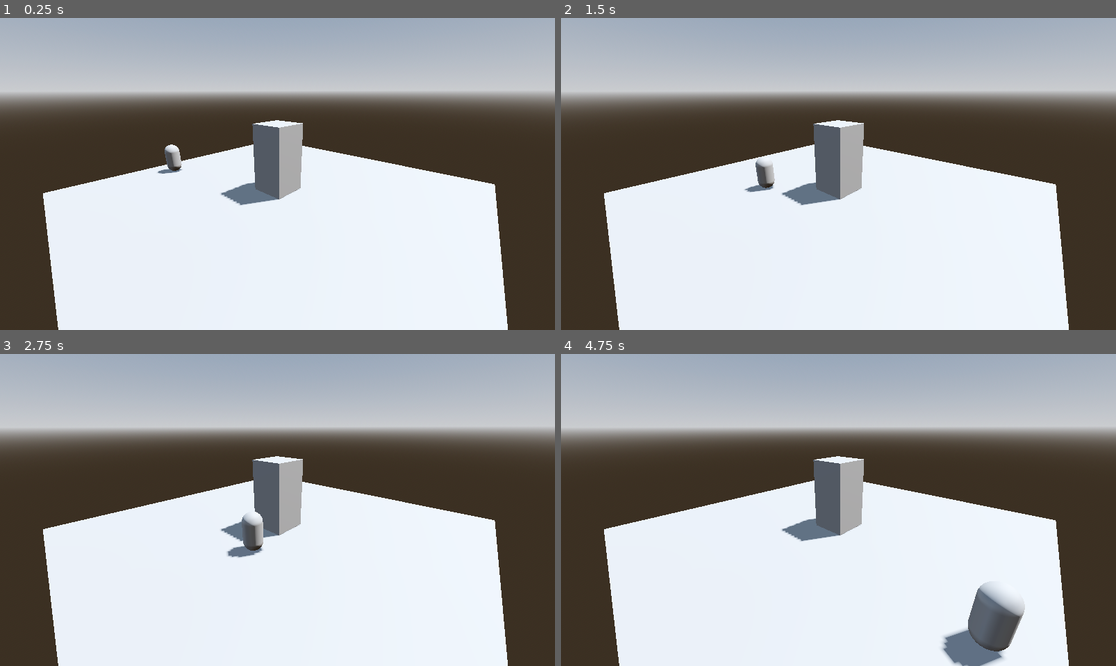
Above: before the commit, frames 1-4 (two rows, left to right).
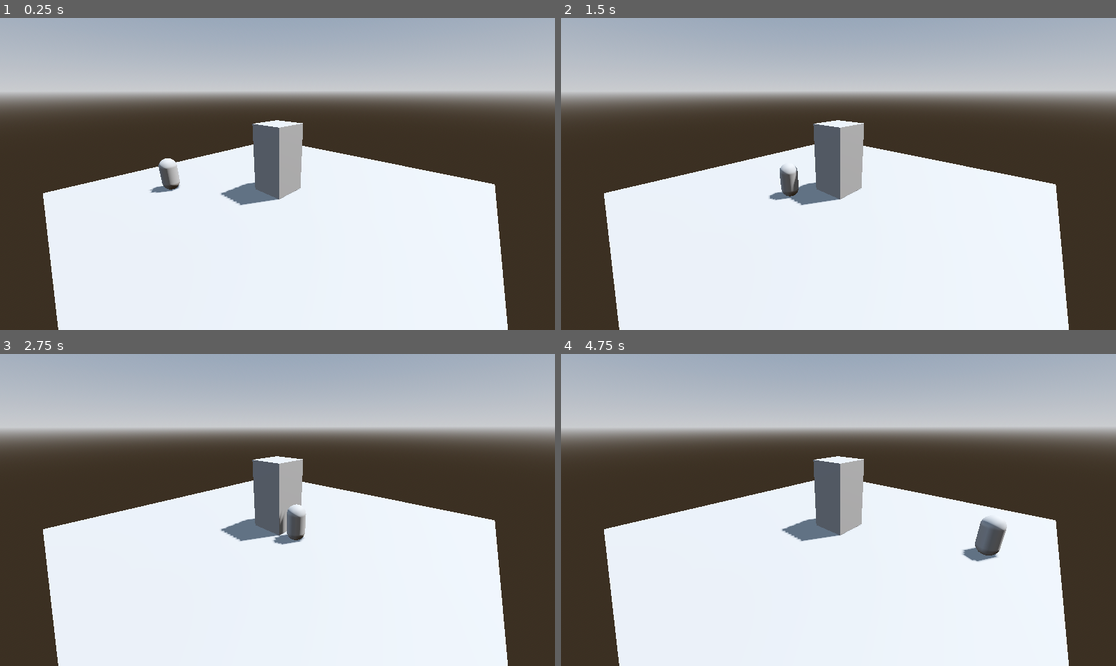
Above: after the commit, the same moments.

Repository: zerenat/GameJam
Game: Godot game, scene res://Scenes/main_jojo_copy.tscn
Same seed, same stepped clock (60 frames per second), same inputs: the game is played once before the commit and once after it. This scene is started directly instead of the project's main scene.
Inputs:
- Up to frame 1 (0.25 s): no input
- Up to frame 2 (1.5 s): no input
- Up to frame 3 (2.75 s): no input
- Up to frame 4 (4.75 s): no input

The runs differ from the first frame. In frame 1, 0.5% of the frame differs, in the area x 26-33%, y 40-57%; in frame 2, 0.6%; in frame 3, 1.0%; in frame 4, 3.0%, in the area x 68-84%, y 52-100%.

Commit message:
working but enemy sharing health

Diff:
--- a/Scenes/enemy_1.tscn
+++ b/Scenes/enemy_1.tscn
@@ -10,7 +10,7 @@
 radius = 0.25
 height = 1.0
 
-[node name="Enemy 1" type="CharacterBody3D"]
+[node name="Enemy 1" type="CharacterBody3D" groups=["enemies"]]
 script = ExtResource("1_jwqgc")
 
 [node name="CollisionShape3D" type="CollisionShape3D" parent="."]
--- a/Scenes/main.tscn
+++ b/Scenes/main.tscn
@@ -1,3 +1,7 @@
-[gd_scene format=3 uid="uid://cyh2abn7682t"]
+[gd_scene load_steps=2 format=3 uid="uid://cyh2abn7682t"]
+
+[ext_resource type="PackedScene" path="res://Scenes/user_interface.tscn" id="1_jjgbg"]
 
 [node name="Main" type="Node3D"]
+
+[node name="UserInterface" parent="." instance=ExtResource("1_jjgbg")]
--- a/Scenes/main_jojo_copy.tscn
+++ b/Scenes/main_jojo_copy.tscn
@@ -77,6 +77,43 @@
 &"movement 2": SubResource("Animation_8gbba")
 }
 
+[sub_resource type="Animation" id="Animation_2hjnk"]
+resource_name = "move"
+length = 5.0
+tracks/0/type = "value"
+tracks/0/imported = false
+tracks/0/enabled = true
+tracks/0/path = NodePath(".:position")
+tracks/0/interp = 1
+tracks/0/loop_wrap = true
+tracks/0/keys = {
+"times": PackedFloat32Array(0, 4.96667),
+"transitions": PackedFloat32Array(1, 1),
+"update": 0,
+"values": [Vector3(-2.86076, 0.463653, 2.39799), Vector3(3.98514, 0.463653, -1.40092)]
+}
+
+[sub_resource type="Animation" id="Animation_7cvlx"]
+length = 0.001
+tracks/0/type = "value"
+tracks/0/imported = false
+tracks/0/enabled = true
+tracks/0/path = NodePath(".:position")
+tracks/0/interp = 1
+tracks/0/loop_wrap = true
+tracks/0/keys = {
+"times": PackedFloat32Array(0),
+"transitions": PackedFloat32Array(1),
+"update": 0,
+"values": [Vector3(-2.86076, 0.463653, 2.39799)]
+}
+
+[sub_resource type="AnimationLibrary" id="AnimationLibrary_f4ayq"]
+_data = {
+&"RESET": SubResource("Animation_7cvlx"),
+&"move": SubResource("Animation_2hjnk")
+}
+
 [node name="Main" type="Node3D"]
 
 [node name="Camera3D" type="Camera3D" parent="."]
@@ -101,6 +138,7 @@
 
 [node name="Enemy 1" parent="." instance=ExtResource("1_2hjnk")]
 transform = Transform3D(1, 0, 0, 0, 1, 0, 0, 0, 1, -2.78569, 0.5, 2.46498)
+visible = false
 
 [node name="AnimationPlayer" type="AnimationPlayer" parent="Enemy 1"]
 libraries = {
@@ -108,5 +146,16 @@
 }
 autoplay = "movement 2"
 
-[node name="Tower2" parent="." instance=ExtResource("2_7cvlx")]
+[node name="Tower2" parent="." groups=["towers"] instance=ExtResource("2_7cvlx")]
 transform = Transform3D(1, 0, 0, 0, 1, 0, 0, 0, 1, 0, 1, 0)
+
+[node name="Enemy 2" parent="." instance=ExtResource("1_2hjnk")]
+transform = Transform3D(1, 0, 0, 0, 1, 0, 0, 0, 1, -2.86076, 0.463653, 2.39799)
+
+[node name="AnimationPlayer" type="AnimationPlayer" parent="Enemy 2"]
+libraries = {
+&"": SubResource("AnimationLibrary_f4ayq")
+}
+autoplay = "move"
+
+[connection signal="enemy_takes_damage" from="Tower2" to="Enemy 2" method="_on_tower_2_enemy_takes_damage"]
--- /dev/null
+++ b/Scenes/main_marjo_scene.tscn
@@ -0,0 +1,113 @@
+[gd_scene load_steps=11 format=3 uid="uid://b14nvls73fl7t"]
+
+[ext_resource type="PackedScene" uid="uid://b63di5jtddat4" path="res://Scenes/simon_tower_placeholder.tscn" id="1_4ca6a"]
+[ext_resource type="PackedScene" uid="uid://b83ipelndatxe" path="res://Scenes/simon_world_placeholder.tscn" id="2_nfdbn"]
+[ext_resource type="PackedScene" uid="uid://myewnpwt2f10" path="res://Scenes/enemy_1.tscn" id="3_xccw4"]
+
+[sub_resource type="ProceduralSkyMaterial" id="ProceduralSkyMaterial_4ca6a"]
+sky_horizon_color = Color(0.662243, 0.671743, 0.686743, 1)
+ground_horizon_color = Color(0.662243, 0.671743, 0.686743, 1)
+
+[sub_resource type="Sky" id="Sky_nfdbn"]
+sky_material = SubResource("ProceduralSkyMaterial_4ca6a")
+
+[sub_resource type="Environment" id="Environment_xccw4"]
+background_mode = 2
+sky = SubResource("Sky_nfdbn")
+tonemap_mode = 2
+glow_enabled = true
+
+[sub_resource type="Animation" id="Animation_fibls"]
+resource_name = "move"
+length = 10.0
+tracks/0/type = "value"
+tracks/0/imported = false
+tracks/0/enabled = true
+tracks/0/path = NodePath(".:position")
+tracks/0/interp = 1
+tracks/0/loop_wrap = true
+tracks/0/keys = {
+"times": PackedFloat32Array(0, 2, 4, 7, 8.46667, 10),
+"transitions": PackedFloat32Array(1, 1, 1, 1, 1, 1),
+"update": 0,
+"values": [Vector3(0, 0.5, 9), Vector3(0, 0.5, 5.62285), Vector3(3.57043, 0.5, 5.62285), Vector3(3.57043, 0.5, -1.74493), Vector3(0.028244, 0.5, -1.74493), Vector3(0.028244, 0.5, -7.33571)]
+}
+
+[sub_resource type="Animation" id="Animation_m4cax"]
+length = 0.001
+tracks/0/type = "value"
+tracks/0/imported = false
+tracks/0/enabled = true
+tracks/0/path = NodePath(".:position")
+tracks/0/interp = 1
+tracks/0/loop_wrap = true
+tracks/0/keys = {
+"times": PackedFloat32Array(0),
+"transitions": PackedFloat32Array(1),
+"update": 0,
+"values": [Vector3(0, 0.5, 9)]
+}
+
+[sub_resource type="Animation" id="Animation_4ca6a"]
+resource_name = "move2"
+length = 30.0
+tracks/0/type = "value"
+tracks/0/imported = false
+tracks/0/enabled = true
+tracks/0/path = NodePath(".:position")
+tracks/0/interp = 1
+tracks/0/loop_wrap = true
+tracks/0/keys = {
+"times": PackedFloat32Array(2.03333, 4.8, 7.73333, 10.7333, 15.6667, 20.9333),
+"transitions": PackedFloat32Array(1, 1, 1, 1, 1, 1),
+"update": 0,
+"values": [Vector3(0, 0.5, 9), Vector3(0, 0.5, 5.34089), Vector3(3.3892, 0.5, 5.34089), Vector3(3.3892, 0.5, -1.81891), Vector3(0.0224409, 0.5, -1.81891), Vector3(0.0224409, 0.5, -6.79879)]
+}
+
+[sub_resource type="AnimationLibrary" id="AnimationLibrary_hwftj"]
+_data = {
+&"RESET": SubResource("Animation_m4cax"),
+&"move": SubResource("Animation_fibls"),
+&"move2": SubResource("Animation_4ca6a")
+}
+
+[node name="MainMarjoScene" type="Node3D"]
+
+[node name="WorldEnvironment" type="WorldEnvironment" parent="."]
+environment = SubResource("Environment_xccw4")
+
+[node name="DirectionalLight3D" type="DirectionalLight3D" parent="."]
+transform = Transform3D(-0.866023, -0.433016, 0.250001, 0, 0.499998, 0.866027, -0.500003, 0.749999, -0.43301, 0, 0, 0)
+shadow_enabled = true
+
+[node name="Tower" parent="." instance=ExtResource("1_4ca6a")]
+transform = Transform3D(1, 0, 0, 0, 1, 0, 0, 0, 1, 0, 0, 2)
+
+[node name="World" parent="." instance=ExtResource("2_nfdbn")]
+
+[node name="Enemy 1" parent="." instance=ExtResource("3_xccw4")]
+transform = Transform3D(1, 0, 0, 0, 1, 0, 0, 0, 1, 0, 0.5, 9)
+
+[node name="AnimationPlayer" type="AnimationPlayer" parent="Enemy 1"]
+libraries = {
+&"": SubResource("AnimationLibrary_hwftj")
+}
+autoplay = "move"
+
+[node name="Enemy 2" parent="." instance=ExtResource("3_xccw4")]
+transform = Transform3D(1, 0, 0, 0, 1, 0, 0, 0, 1, 0, 0.5, 9)
+
+[node name="AnimationPlayer" type="AnimationPlayer" parent="Enemy 2"]
+libraries = {
+&"": SubResource("AnimationLibrary_hwftj")
+}
+autoplay = "move2"
+
+[node name="Camera3D" type="Camera3D" parent="."]
+transform = Transform3D(0.56243, -0.296705, 0.771776, 0, 0.933399, 0.35884, -0.826845, -0.201823, 0.524971, 9.25444, 5.68764, 7.70908)
+projection = 1
+size = 13.938
+near = 0.049
+far = 256.55
+
+[connection signal="enemy_takes_damage" from="Tower" to="Enemy 1" method="_on_tower_enemy_takes_damage"]
--- a/Scenes/simon_tower_placeholder.tscn
+++ b/Scenes/simon_tower_placeholder.tscn
@@ -1,7 +1,24 @@
-[gd_scene load_steps=11 format=3 uid="uid://ct1f0rs4bnkpf"]
+[gd_scene load_steps=15 format=3 uid="uid://b63di5jtddat4"]
 
+[ext_resource type="Script" uid="uid://kxaq0baegxio" path="res://Scripts/tower.gd" id="1_3c8ki"]
 [ext_resource type="PackedScene" uid="uid://gnkixs8qutji" path="res://Assets/3D assets/Shooting_Tower.glb" id="1_mh5eo"]
 [ext_resource type="PackedScene" uid="uid://dou2ps3pap0kk" path="res://Assets/3D assets/Crystal.glb" id="2_tghyl"]
+
+[sub_resource type="Animation" id="Animation_ynf5e"]
+resource_name = "Crystal_Attack"
+length = 0.5
+tracks/0/type = "value"
+tracks/0/imported = false
+tracks/0/enabled = true
+tracks/0/path = NodePath(".:scale")
+tracks/0/interp = 1
+tracks/0/loop_wrap = true
+tracks/0/keys = {
+"times": PackedFloat32Array(0, 0.25, 0.5),
+"transitions": PackedFloat32Array(1, 1, 1),
+"update": 0,
+"values": [Vector3(1, 1, 1), Vector3(1.3, 1.3, 1.3), Vector3(1, 1, 1)]
+}
 
 [sub_resource type="Animation" id="Animation_6bp64"]
 resource_name = "Crystal_Idle"
@@ -47,22 +64,6 @@
 "values": [Vector3(1, 1, 1)]
 }
 
-[sub_resource type="Animation" id="Animation_ynf5e"]
-resource_name = "Crystal_Attack"
-length = 0.5
-tracks/0/type = "value"
-tracks/0/imported = false
-tracks/0/enabled = true
-tracks/0/path = NodePath(".:scale")
-tracks/0/interp = 1
-tracks/0/loop_wrap = true
-tracks/0/keys = {
-"times": PackedFloat32Array(0, 0.25, 0.5),
-"transitions": PackedFloat32Array(1, 1, 1),
-"update": 0,
-"values": [Vector3(1, 1, 1), Vector3(1.3, 1.3, 1.3), Vector3(1, 1, 1)]
-}
-
 [sub_resource type="AnimationLibrary" id="AnimationLibrary_hptm8"]
 _data = {
 &"Crystal_Attack": SubResource("Animation_ynf5e"),
@@ -91,7 +92,21 @@
 nodes/output/position = Vector2(560, 0)
 node_connections = [&"OneShot", 0, &"Animation", &"OneShot", 1, &"Animation 2", &"output", 0, &"OneShot"]
 
+[sub_resource type="CylinderShape3D" id="CylinderShape3D_r60bg"]
+height = 1.0
+radius = 5.0
+
+[sub_resource type="StandardMaterial3D" id="StandardMaterial3D_3c8ki"]
+transparency = 1
+albedo_color = Color(0.591221, 0.146398, 0.491621, 0.219608)
+
+[sub_resource type="CylinderMesh" id="CylinderMesh_mutea"]
+material = SubResource("StandardMaterial3D_3c8ki")
+top_radius = 5.0
+bottom_radius = 5.0
+
 [node name="Tower" type="Node3D"]
+script = ExtResource("1_3c8ki")
 
 [node name="Shooting_Tower" parent="." instance=ExtResource("1_mh5eo")]
 
@@ -110,3 +125,13 @@
 parameters/OneShot/active = false
 parameters/OneShot/internal_active = false
 parameters/OneShot/request = 0
+
+[node name="DetectionArea" type="Area3D" parent="."]
+transform = Transform3D(1, 0, 0, 0, 1, 0, 0, 0, 1, 0, 0.180111, 0)
+monitorable = false
+
+[node name="CollisionShape3D" type="CollisionShape3D" parent="DetectionArea"]
+shape = SubResource("CylinderShape3D_r60bg")
+
+[node name="MeshInstance3D" type="MeshInstance3D" parent="DetectionArea"]
+mesh = SubResource("CylinderMesh_mutea")
--- /dev/null
+++ b/Scripts/Signal_Receiver.gd
@@ -0,0 +1,6 @@
+extends CollisionShape3D
+
+
+
+func _on_tower_enemy_takes_damage(damage_amount: Variant) -> void:
+	print("I HEARD IT")# Replace with function body.
--- a/Scripts/enemy.gd
+++ b/Scripts/enemy.gd
@@ -2,10 +2,9 @@
 
 var health = 100 # This is the health variable of the enemy
 
-func take_damage(amount):
-	health -= amount
-	print("enemy took ", amount, " damage.")
 
-	if health <= 0:
-		queue_free() #remove the enemy from the scene
-		print("YOU DIED!")
+func _on_tower_enemy_takes_damage(enemy: Variant, damage_amount: Variant) -> void:
+	print('---------------')
+	print(enemy)
+	health = health - damage_amount
+	print(health)
--- a/Scripts/tower.gd
+++ b/Scripts/tower.gd
@@ -1,10 +1,10 @@
-extends StaticBody3D
+extends Node3D
 
 # Define the signal that the enemy will hear to prompt it to take damage
-signal enemy_takes_damage(enemy, damage_amount)
+signal enemy_takes_damage(current_target, damage_amount)
 
-var current_target = null # This will hold the current enemy being focused on
-#var enemies_in_range = [] # This is an array
+var current_target = null # this variable stores a reference to the enemy that the tower is currently targeting
+var enemies_in_range = [] # This is an array
 var damage_interval = 1.0 # Seconds where the tower deals damage at each interval. So every 1s, the tower will deal damage to the enemy.
 var damage_amount = 10
 
@@ -25,21 +25,30 @@
 
 func _on_body_entered(body):
 	# If there's no current target, set the first enemy to be the target
-	if current_target == null:
-		current_target = body
-		print(current_target.name, " is now the target.")
+	if body.is_in_group("enemies"):
+		enemies_in_range.append(body)
+		if current_target == null:
+			current_target = body # store the enemy ref
+			print(current_target.name, " is now the target.")
+			#emit_signal("enemy_takes_damage", current_target, 10)
+			self.enemy_takes_damage.connect(body._on_tower_enemy_takes_damage)
+
 
 func _on_body_exited(body):
 	# If the target leaves the area, reset the target and wait for next enemy
+	if body in enemies_in_range:
+		enemies_in_range.erase(body)
+
 	if body == current_target:
 		print(current_target.name, " is no longer the target")
 		current_target = null
 
+		if enemies_in_range.size() > 0:
+			current_target= enemies_in_range[0]
+			print(current_target.name, " is now the new target.")
 
 
 func _on_timer_timeout():
-	if current_target!= null and is_instance_valid(current_target): # If there's a valid target
-		current_target.take_damage(damage_amount)
-
-		if current_target.health <= 0:
-			current_target = null
+	if current_target != null and is_instance_valid(current_target): # If there's a valid target
+		# Emit the signal when the timer times out
+		emit_signal("enemy_takes_damage", current_target, damage_amount)
--- /dev/null
+++ b/Scripts/towerScript.gd
@@ -0,0 +1,11 @@
+extends StaticBody3D
+
+
+# Called when the node enters the scene tree for the first time.
+func _ready() -> void:
+	pass # Replace with function body.
+
+
+# Called every frame. 'delta' is the elapsed time since the previous frame.
+func _process(delta: float) -> void:
+	pass
--- /dev/null
+++ b/Scripts/tower_send_signal.gd
@@ -0,0 +1,18 @@
+extends StaticBody3D
+
+# Define the signal that the enemy will hear to prompt it to take damage
+signal enemy_takes_damage(damage_amount)
+
+# Called when the node enters the scene tree for the first time.
+func _ready() -> void:
+	print("Ready - waiting for input...")
+
+# Called every frame. 'delta' is the elapsed time since the previous frame.
+func _process(delta: float) -> void:
+	if Input.is_action_just_pressed("space_button_press"):
+		emit_signal("enemy_takes_damage", 10)
+		print("Signal sent on space_button_pressed")
+
+
+func _on_enemy_takes_damage(damage_amount: Variant) -> void:
+	pass # Replace with function body.
--- a/project.godot
+++ b/project.godot
@@ -19,6 +19,13 @@
 
 GlobalSettings="*res://Scripts/GlobalSettings.gd"
 
+[input]
+
+space_button_press={
+"deadzone": 0.2,
+"events": []
+}
+
 [rendering]
 
 anti_aliasing/quality/msaa_3d=2
Not shown: 1 places in Scenes/main_jojo_copy.tscn that only renumber resources
Not shown: 1 places in Scenes/main_menu.tscn that only renumber resources
Not shown: 1 places in Scenes/simon_world_placeholder.tscn that only renumber resources
Not shown, added: Scripts/Signal_Receiver.gd.uid
Not shown, added: Scripts/towerScript.gd.uid
Not shown, added: Scripts/tower_send_signal.gd.uid
